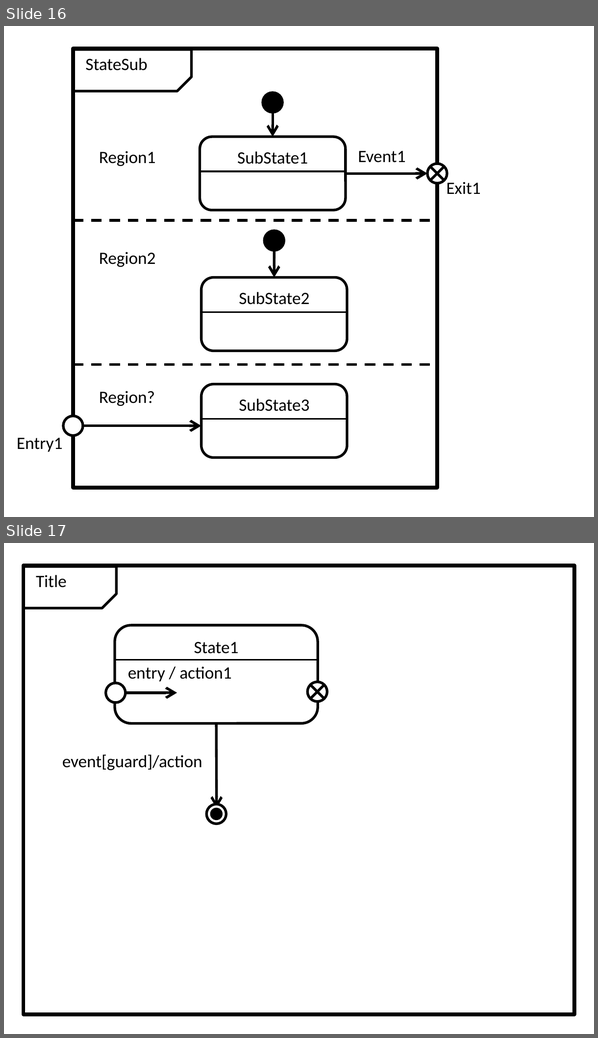
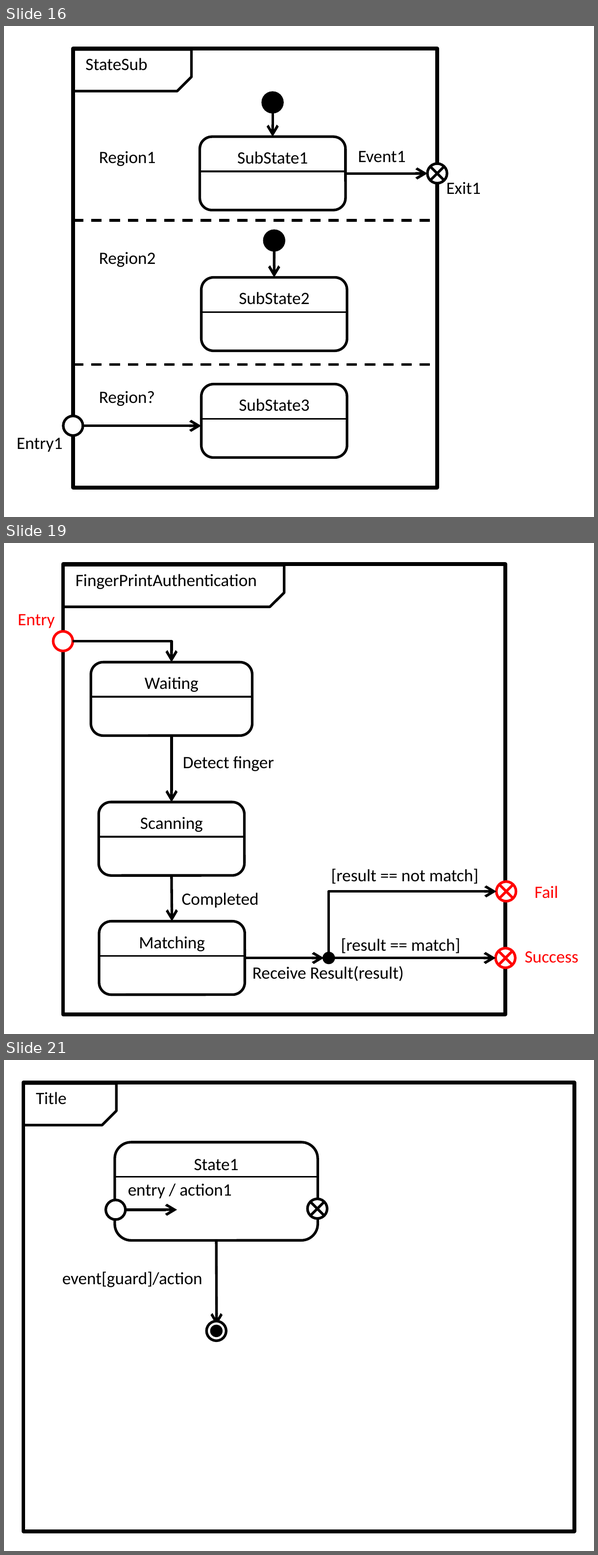
Before and after one commit to redboltz/cpp_sample, a slide deck: boost_training/msm/fig.pptx. Shown one above the other, each under a label of ours: slides 16 and 17 before the commit, slides 16, 19 and 21 after it; the slides between them are not shown. The pictures are 598x1038 and 598x1555 pixels, drawn with LibreOffice and Linux fonts; fonts in the diff are those of the drawing. Boxes give left, top, right and bottom in pixels: in the first picture for what was removed or moved away, otherwise in the second. Text is boxed around its words. In the diff, an @@ line names an element or a change of style, - is before the commit and + after.

```diff
--- a/boost_training/msm/fig.pptx
+++ b/boost_training/msm/fig.pptx
@@ slide 19 added at (x1=4, y1=543, x2=594, y2=1034), background #FFFFFF @@
@@ rectangle added at (x1=63, y1=564, x2=504, y2=1014), outline #000000 2.25 pt @@
@@ snip rect added at (x1=63, y1=566, x2=283, y2=607), outline #000000 1.5 pt @@
@@ text added at (x1=76, y1=574, x2=257, y2=589), 10 pt, text #000000 @@
+FingerPrintAuthentication
@@ text added at (x1=18, y1=614, x2=55, y2=628), 10 pt, text #FF0000 @@
+Entry
@@ ellipse added at (x1=53, y1=632, x2=73, y2=651), fill #FFFFFF, outline #FF0000 1.5 pt @@
@@ elbow arrow added from (73, 641) to (171, 663), #000000 1.5 pt @@
@@ rounded rectangle added at (x1=91, y1=663, x2=252, y2=737), outline #000000 1.5 pt, 10 pt, text #000000 @@
+Waiting
@@ line added from (91, 696) to (252, 696), #000000 1 pt @@
@@ arrow added from (171, 737) to (171, 802), #000000 1.5 pt @@
@@ text added at (x1=183, y1=756, x2=274, y2=771), 10 pt, text #000000 @@
+Detect finger
@@ rounded rectangle added at (x1=99, y1=802, x2=245, y2=876), outline #000000 1.5 pt, 10 pt, text #000000 @@
+Scanning
@@ line added from (99, 837) to (244, 837), #000000 1 pt @@
@@ arrow added from (171, 876) to (173, 921), #000000 1.5 pt @@
@@ text added at (x1=331, y1=869, x2=478, y2=884), 10 pt, text #000000 @@
+[result == not match]
@@ text added at (x1=182, y1=893, x2=259, y2=908), 10 pt, text #000000 @@
+Completed
@@ elbow arrow added from (328, 953) to (495, 891), #000000 1.5 pt @@
@@ ellipse added at (x1=495, y1=882, x2=516, y2=902), fill #FFFFFF, outline #FF0000 1.5 pt @@
@@ line added from (499, 885) to (513, 898), #FF0000 1.5 pt @@
@@ line added from (513, 885) to (499, 898), #FF0000 1.5 pt @@
@@ text added at (x1=535, y1=886, x2=558, y2=899), 10 pt, text #FF0000 @@
+Fail
@@ rounded rectangle added at (x1=99, y1=921, x2=245, y2=994), outline #000000 1.5 pt, 10 pt, text #000000 @@
+Matching
@@ text added at (x1=341, y1=938, x2=460, y2=954), 10 pt, text #000000 @@
+[result == match]
@@ ellipse added at (x1=323, y1=953, x2=333, y2=963), fill #000000, outline #000000 1.5 pt @@
@@ ellipse added at (x1=495, y1=948, x2=516, y2=968), fill #FFFFFF, outline #FF0000 1.5 pt @@
@@ line added from (498, 951) to (512, 964), #FF0000 1.5 pt @@
@@ line added from (512, 951) to (498, 964), #FF0000 1.5 pt @@
@@ text added at (x1=525, y1=952, x2=579, y2=963), 10 pt, text #FF0000 @@
+Success
@@ line added from (100, 956) to (244, 956), #000000 1 pt @@
@@ arrow added from (245, 959) to (323, 959), #000000 1.5 pt @@
@@ text added at (x1=252, y1=966, x2=404, y2=982), 10 pt, text #000000 @@
+Receive Result(result)
@@ arrow added from (333, 959) to (495, 959), #000000 1.5 pt @@
@@ what was slide 17 is now slide 21 @@
```
Also in this commit, not shown: 3 other slides added, 29 other files.
